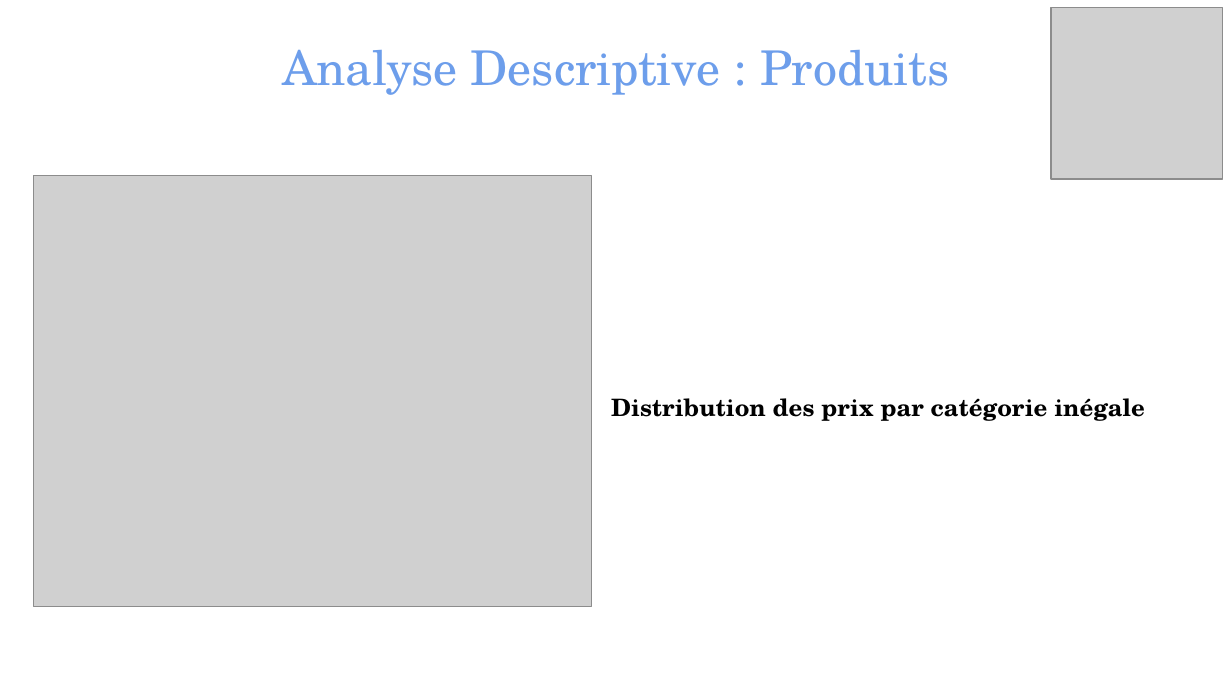
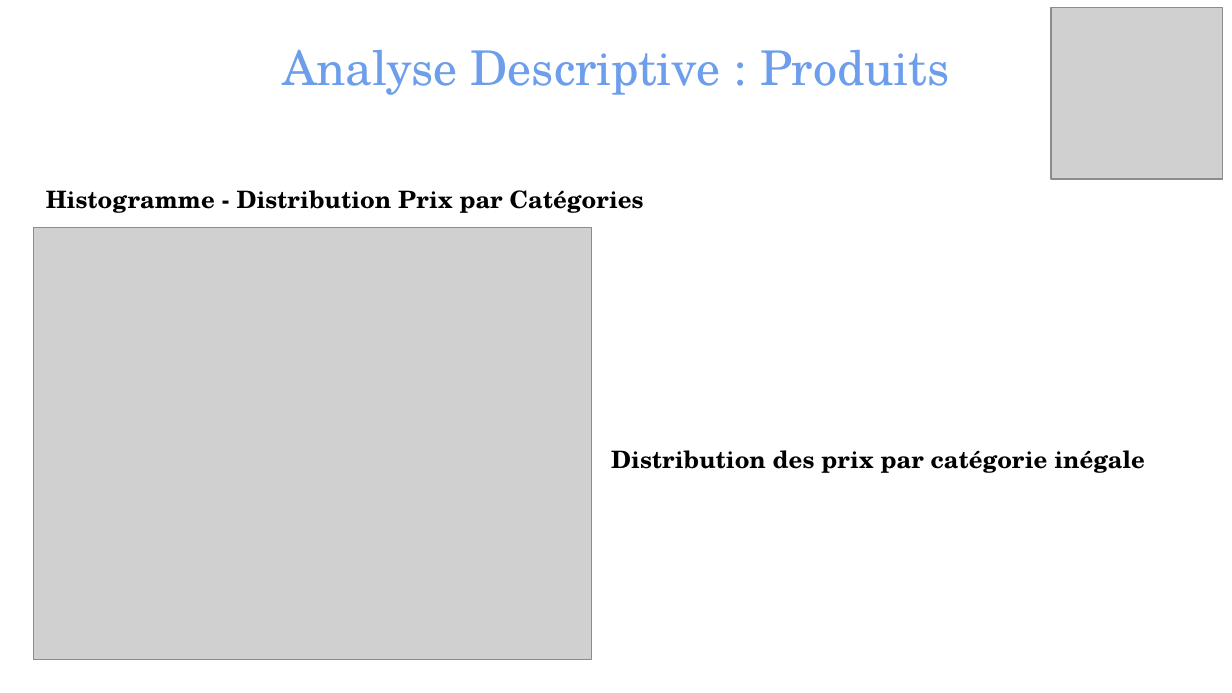
Before and after one commit to TheoChastrePradat/P4_Analyse_Vente, a slide deck: slide 24 of Livrables/Projet 4 - Soutenance _ Rester livres.pptx (slide 25 before the commit). Drawn at 1232x693 pixels with LibreOffice and Linux fonts; fonts in the diff are those of the drawing; grey boxes stand for pictures. Boxes give left, top, right and bottom in pixels: in the first picture for what was removed or moved away, otherwise in the second. Text is boxed around its words. In the diff, an @@ line names an element or a change of style, - is before the commit and + after.

```diff
--- a/Livrables/Projet 4 - Soutenance _ Rester livres.pptx
+++ b/Livrables/Projet 4 - Soutenance _ Rester livres.pptx
@@ text added at (46,190,644,213), 14 pt, text #000000, bold @@
+Histogramme - Distribution Prix par Catégories
@@ picture: place and size @@
-picture at (33,175,591,606)
+picture at (33,228,591,659)
@@ text "Distribution des prix par catégorie ...": place and size @@
-text "Distribution des prix par catégorie ..." at (611,398,1144,421)
+text "Distribution des prix par catégorie ..." at (611,450,1144,473)
```
Also in this commit, not shown: 10 other slides changed, 1 slide added, 1 slide removed, 2 other files.
